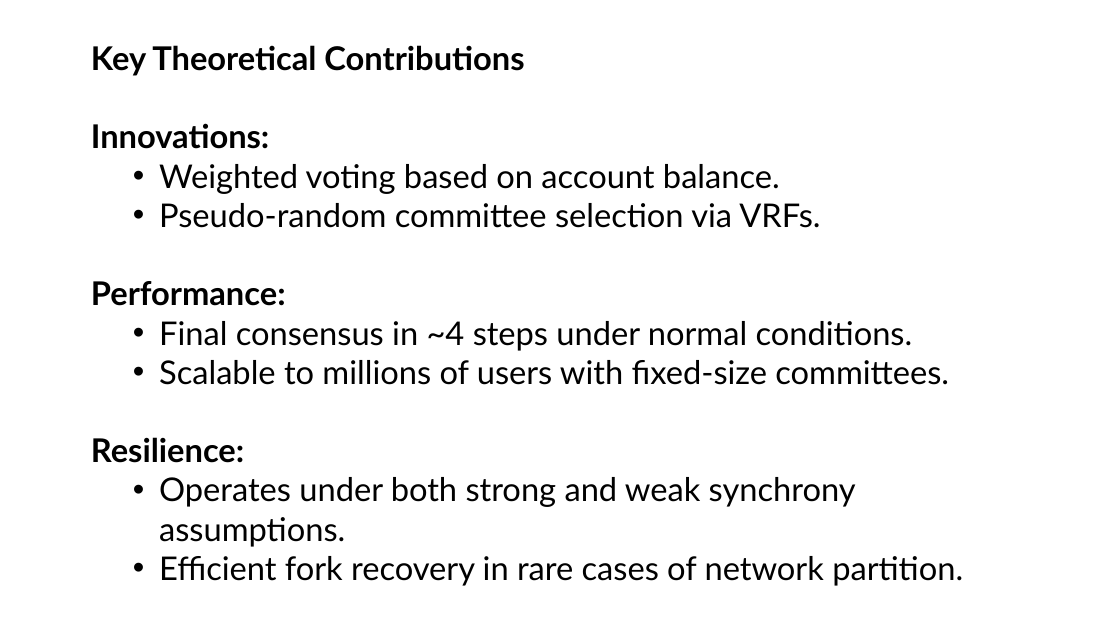
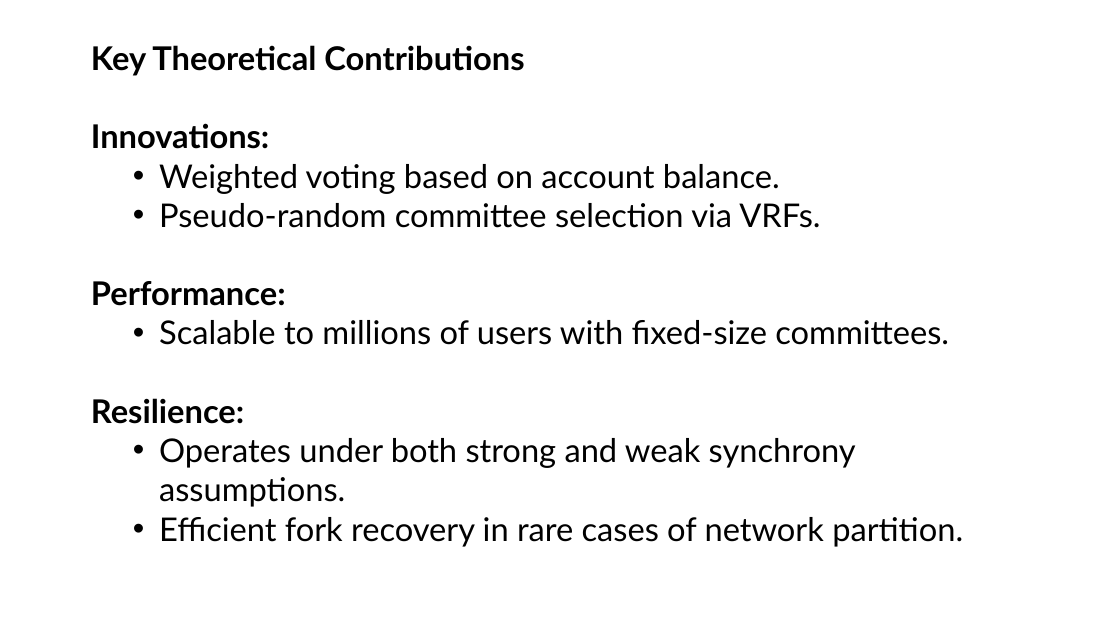
Before and after one commit to shlomo-hadar/AlgorandDev, a slide deck: slide 13 of Introduction to Algorand.pptx (slide 11 before the commit). Drawn at 1120x630 pixels with LibreOffice and Linux fonts; fonts in the diff are those of the drawing. Boxes give left, top, right and bottom in pixels: in the first picture for what was removed or moved away, otherwise in the second. Text is boxed around its words. In the diff, an @@ line names an element or a change of style, - is before the commit and + after.

```diff
--- a/Introduction to Algorand.pptx
+++ b/Introduction to Algorand.pptx
@@ text at <box>159,321,913,351</box>: paragraph removed @@
-  • Final consensus in ~4 steps under normal conditions.
```
Also in this commit, not shown: 4 other slides changed, 4 slides added.
